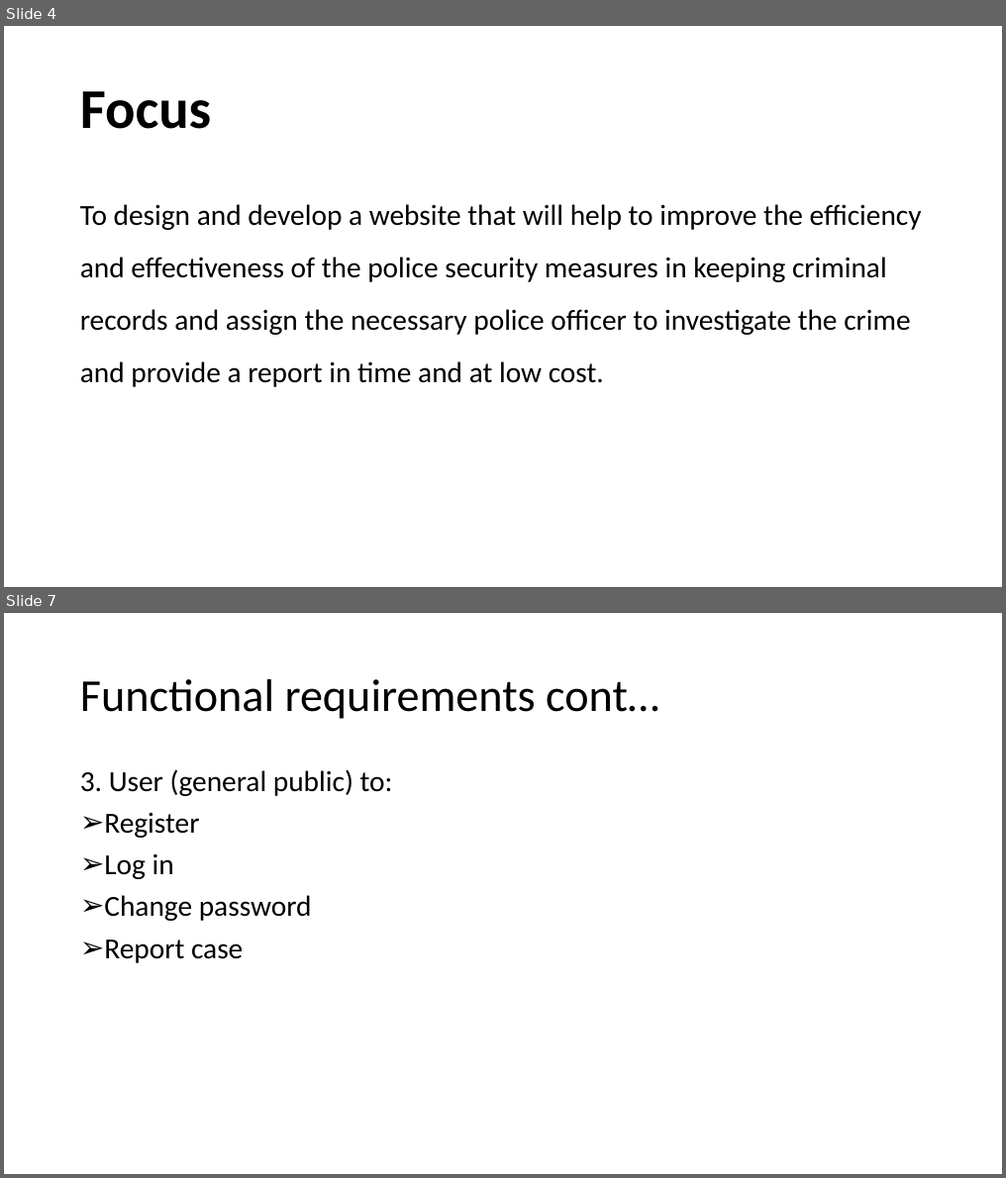
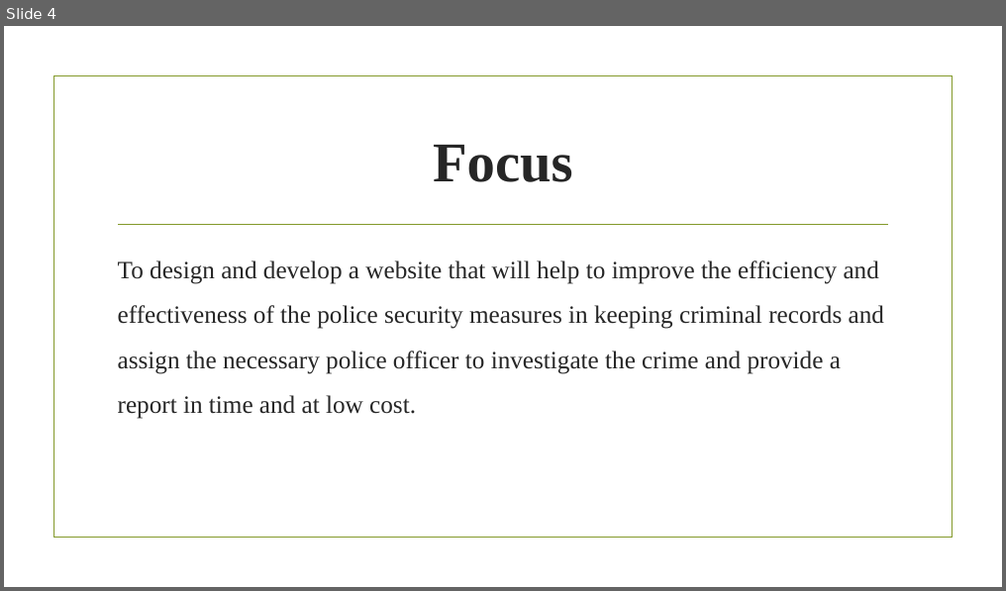
Before and after one commit to Lordwell-Manondo/Crime-Record-management-system, a slide deck: Crime record management system -1.pptx. Shown one above the other, each under a label of ours: slides 4 and 7 before the commit, slide 4 after it; the slides between them are not shown. The pictures are 1006x1178 and 1006x591 pixels, drawn with LibreOffice and Linux fonts; fonts in the diff are those of the drawing; background and template pictures are left out. Boxes give left, top, right and bottom in pixels: in the first picture for what was removed or moved away, otherwise in the second. Text is boxed around its words. In the diff, an @@ line names an element or a change of style, - is before the commit and + after.

```diff
--- a/Crime record management system -1.pptx
+++ b/Crime record management system -1.pptx
@@ slide 7 removed at (4,613,1002,1174), background #FFFFFF @@
@@ title removed at (80,679,659,719) @@
-Functional requirements cont…
@@ text removed at (80,769,393,963) @@
-3. User (general public) to:
-➢ Register
-➢ Log in
-➢ Change password
-➢ Report case
@@ slide 4 changed as well @@
@@ rectangle added at (54,76,951,538), outline #83992A 1.25 pt @@
@@ title "Focus": place and size @@
-title "Focus" at (80,91,211,129)
+title "Focus" at (433,145,573,182)
@@ title "Focus" at (433,145,573,182): font Calibri to Times New Roman, text colour #000000 to #262626; alignment left to centre; line spacing 0.9 to 1 @@
@@ line added from (119, 224) to (888, 224), #83992A 1.25 pt @@
@@ text "To design and develop a ...": place and size @@
-text "To design and develop a ..." at (80,204,922,387)
+text "To design and develop a ..." at (118,261,884,419)
@@ text "To design and develop a ..." at (118,261,884,419): size 28 to 24 pt, font Calibri to Times New Roman, text colour #000000 to #262626 @@
```
Also in this commit, not shown: 8 other slides changed, 1 slide added, 2 other slides removed, 5 other files.
